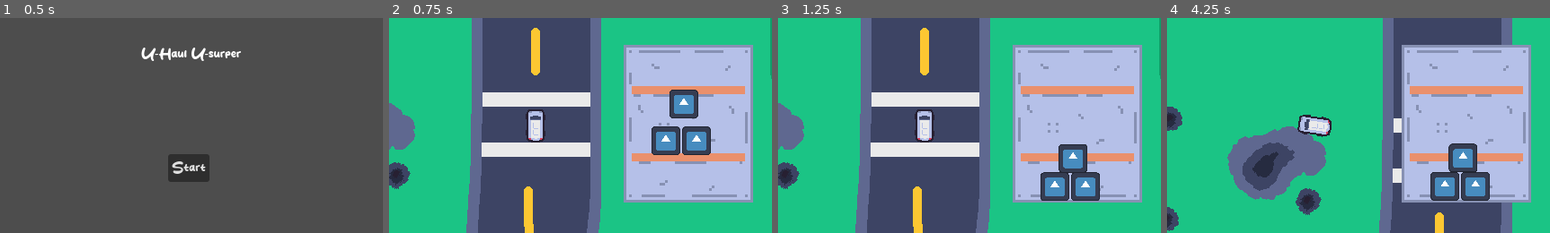
Above: before the commit, frames 1-4 (left to right).
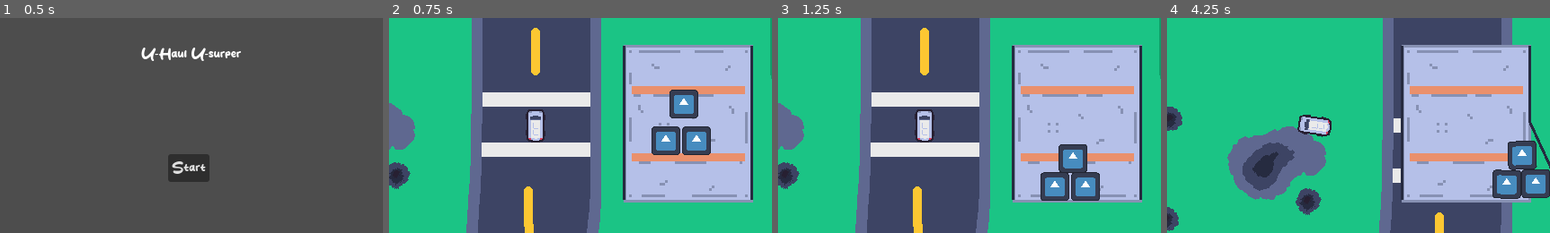
Above: after the commit, the same moments.

Repository: grace125/u-haul_u-surper
Game: Godot game, scene res://src/main_menu/main_menu.tscn
Same seed, same stepped clock (60 frames per second), same inputs: the game is played once before the commit and once after it. The engine's default icon, where the game draws it, is replaced by a stand-in: a white triangle on a blue panel in a dark square.
Inputs:
- Up to frame 1 (0.5 s): no input
- Up to frame 2 (0.75 s): click "Start" at 0.5 s
- Up to frame 3 (1.25 s): no input
- Up to frame 4 (4.25 s): tap Enter at 1.25 s; hold Right (Right) 1.28-2.03 s; hold S (Backward) 2.03-2.78 s; hold Right (Right) 2.78-3.53 s; hold Up (Forward) from 3.53 s (still down)

Frame 1 is identical in both runs. In frame 2, 1.0% of the frame differs, in the area x 61-96%, y 12-85%; in frame 3, 1.0%; in frame 4, 6.9%, in the area x 61-100%, y 12-85%.

Commit message:
fixed turning and collision

Diff:
--- a/src/Container/Container.gd
+++ b/src/Container/Container.gd
@@ -1,12 +1,10 @@
 extends Node2D
 
-func turning(direction: int, velocity: float):
-	$floor.turning(direction, velocity)
-	$ceiling.turning(direction, velocity)
+func turning(velocity: float):
+	$floor.turning(velocity)
 
 func shake(vec: Vector2):
 	$floor.collision(vec)
-	$ceiling.collision(vec)
 
 # Called when the node enters the scene tree for the first time.
 func _ready():
--- a/src/Container/Container.tscn
+++ b/src/Container/Container.tscn
@@ -1,9 +1,10 @@
-[gd_scene load_steps=8 format=3 uid="uid://co8xua22svrag"]
+[gd_scene load_steps=9 format=3 uid="uid://c3qu55nqmgv7b"]
 
 [ext_resource type="Texture2D" uid="uid://csshft7po20up" path="res://icon.svg" id="1_8xrt0"]
 [ext_resource type="Texture2D" uid="uid://cfscbgduf437v" path="res://assets/container/container_inside.png" id="1_n1xci"]
 [ext_resource type="Script" path="res://src/Container/Container.gd" id="1_xdo72"]
 [ext_resource type="Script" path="res://src/Container/forces.gd" id="2_xp8sk"]
+[ext_resource type="Texture2D" uid="uid://xqaegyt2kb4a" path="res://assets/container/container_door.png" id="4_ya288"]
 
 [sub_resource type="RectangleShape2D" id="RectangleShape2D_67bps"]
 size = Vector2(2, 175.755)
@@ -24,20 +25,21 @@
 metadata/_edit_lock_ = true
 
 [node name="Hinge1" type="PinJoint2D" parent="."]
-position = Vector2(0.999999, 1)
+position = Vector2(0.999992, 87)
 scale = Vector2(0.7, 0.7)
 node_a = NodePath("../ceiling")
 node_b = NodePath("../Door1")
 metadata/_edit_lock_ = true
 
 [node name="Hinge2" type="PinJoint2D" parent="."]
-position = Vector2(143, 1)
+position = Vector2(143, 87)
 scale = Vector2(0.7, 0.7)
 node_a = NodePath("../ceiling")
 node_b = NodePath("../Door2")
-metadata/_edit_lock_ = true
 
 [node name="floor" type="StaticBody2D" parent="."]
+collision_layer = 4
+collision_mask = 4
 script = ExtResource("2_xp8sk")
 metadata/_edit_lock_ = true
 
@@ -49,6 +51,8 @@
 metadata/_edit_lock_ = true
 
 [node name="bucket" type="StaticBody2D" parent="."]
+collision_layer = 4
+collision_mask = 4
 metadata/_edit_lock_ = true
 
 [node name="bucket" type="CollisionShape2D" parent="bucket"]
@@ -58,20 +62,21 @@
 shape = SubResource("RectangleShape2D_67bps")
 metadata/_edit_lock_ = true
 
-[node name="bucket3" type="CollisionShape2D" parent="bucket"]
+[node name="bucket2" type="CollisionShape2D" parent="bucket"]
 position = Vector2(333, -70)
 scale = Vector2(3, 3)
 shape = SubResource("RectangleShape2D_67bps")
 metadata/_edit_lock_ = true
 
-[node name="bucket4" type="CollisionShape2D" parent="bucket"]
+[node name="bucket3" type="CollisionShape2D" parent="bucket"]
 position = Vector2(-189, -70)
 scale = Vector2(3, 3)
 shape = SubResource("RectangleShape2D_67bps")
 metadata/_edit_lock_ = true
 
 [node name="ceiling" type="StaticBody2D" parent="."]
-script = ExtResource("2_xp8sk")
+collision_layer = 4
+collision_mask = 4
 metadata/_edit_lock_ = true
 
 [node name="ceiling" type="CollisionShape2D" parent="ceiling"]
@@ -81,25 +86,63 @@
 shape = SubResource("RectangleShape2D_67bps")
 metadata/_edit_lock_ = true
 
+[node name="ceiling2" type="CollisionShape2D" parent="ceiling"]
+position = Vector2(1, 44)
+scale = Vector2(1, 0.49)
+shape = SubResource("RectangleShape2D_67bps")
+metadata/_edit_lock_ = true
+
+[node name="Sprite2D" type="Sprite2D" parent="ceiling/ceiling2"]
+position = Vector2(9.53674e-07, -1.90735e-06)
+texture = ExtResource("4_ya288")
+metadata/_edit_lock_ = true
+
+[node name="ceiling3" type="CollisionShape2D" parent="ceiling"]
+position = Vector2(143, 44)
+scale = Vector2(1, 0.49)
+shape = SubResource("RectangleShape2D_67bps")
+metadata/_edit_lock_ = true
+
+[node name="Sprite2D" type="Sprite2D" parent="ceiling/ceiling3"]
+position = Vector2(9.53674e-07, -1.90735e-06)
+texture = ExtResource("4_ya288")
+metadata/_edit_lock_ = true
+
 [node name="Door1" type="RigidBody2D" parent="."]
+collision_layer = 4
+collision_mask = 4
 metadata/_edit_lock_ = true
 
 [node name="Door1" type="CollisionShape2D" parent="Door1"]
-position = Vector2(1, 87)
-scale = Vector2(1, 0.98)
+position = Vector2(1, 130)
+scale = Vector2(1, 0.49)
 shape = SubResource("RectangleShape2D_67bps")
 metadata/_edit_lock_ = true
 
+[node name="Sprite2D" type="Sprite2D" parent="Door1/Door1"]
+position = Vector2(9.53674e-07, -1.90735e-06)
+texture = ExtResource("4_ya288")
+metadata/_edit_lock_ = true
+
 [node name="Door2" type="RigidBody2D" parent="."]
+collision_layer = 4
+collision_mask = 4
 metadata/_edit_lock_ = true
 
 [node name="Door2" type="CollisionShape2D" parent="Door2"]
-position = Vector2(143, 86.88)
-scale = Vector2(1, 0.98)
+position = Vector2(143, 130)
+scale = Vector2(1, 0.49)
 shape = SubResource("RectangleShape2D_67bps")
 metadata/_edit_lock_ = true
 
+[node name="Sprite2D" type="Sprite2D" parent="Door2/Door2"]
+position = Vector2(9.53674e-07, -1.90735e-06)
+texture = ExtResource("4_ya288")
+metadata/_edit_lock_ = true
+
 [node name="Box" type="RigidBody2D" parent="."]
+collision_layer = 4
+collision_mask = 4
 mass = 0.5
 physics_material_override = SubResource("PhysicsMaterial_4lswb")
 can_sleep = false
@@ -117,6 +160,8 @@
 metadata/_edit_lock_ = true
 
 [node name="Box2" type="RigidBody2D" parent="."]
+collision_layer = 4
+collision_mask = 4
 mass = 0.5
 physics_material_override = SubResource("PhysicsMaterial_4lswb")
 can_sleep = false
@@ -134,6 +179,8 @@
 metadata/_edit_lock_ = true
 
 [node name="Box3" type="RigidBody2D" parent="."]
+collision_layer = 4
+collision_mask = 4
 mass = 0.5
 physics_material_override = SubResource("PhysicsMaterial_4lswb")
 can_sleep = false
--- a/src/Container/forces.gd
+++ b/src/Container/forces.gd
@@ -1,19 +1,13 @@
 extends StaticBody2D
 
-func turning(direction: int, velocity: float):
-	match direction:
-		-1:
-			constant_linear_velocity.x = -velocity
-		0:
-			constant_linear_velocity.x = 0
-		1:
-			constant_linear_velocity.x = velocity
+func turning(velocity: float):
+		constant_linear_velocity.x = velocity*15
 
 var collision_time = 0.0
 
 func collision(force: Vector2):
-	constant_linear_velocity.x = force.x
-	constant_linear_velocity.y = -abs(force.y)
+	constant_linear_velocity.x = force.x*3
+	constant_linear_velocity.y = -abs(force.y)*3
 
 
 # Called when the node enters the scene tree for the first time.
@@ -22,7 +16,7 @@
 
 # Called every frame. 'delta' is the elapsed time since the previous frame.
 func _process(delta):
-	collision_time += delta
-	if collision_time > 1:
+	if (collision_time > 0.25) && (constant_linear_velocity.y != 0.0):
 		collision_time = 0.0
 		collision(Vector2(0,0))
+	else: collision_time += delta
